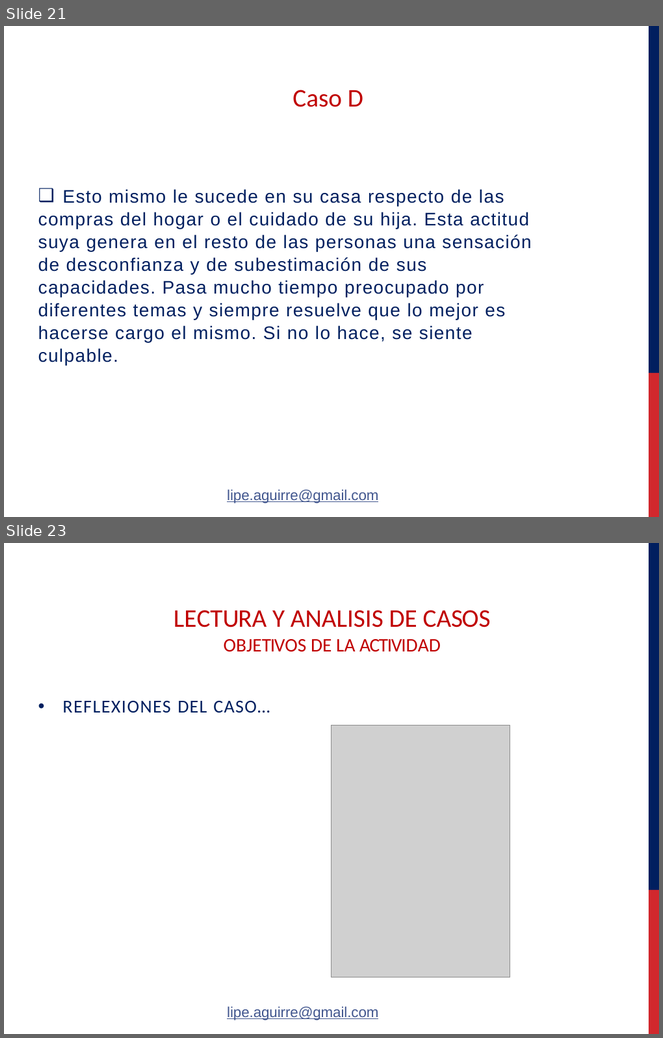
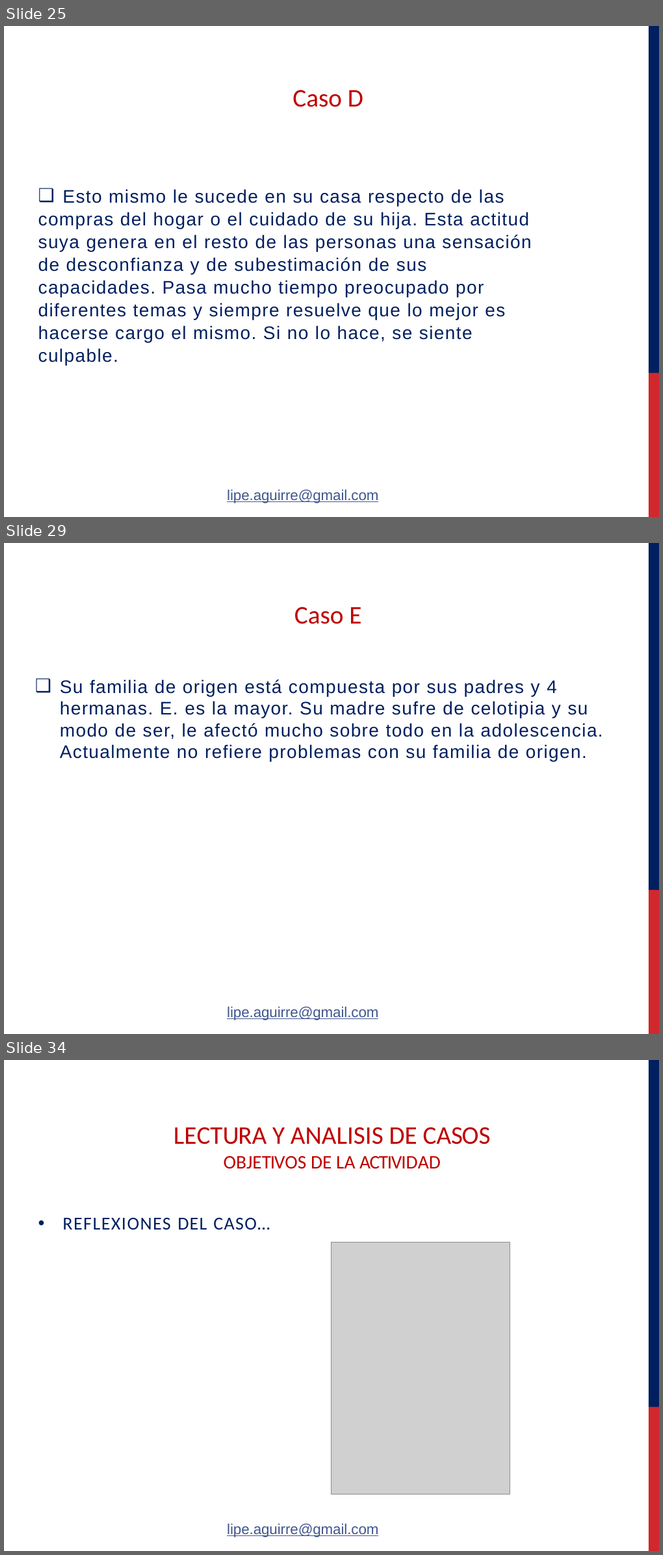
Before and after one commit to felipeaguirre66/FavaloroPerso, a slide deck: Clase 1/Powers/Aguirre - Psicologia de la Personalidad clase Practico 1° 16PF - Lectura de casos - Lic Sanchez Sanda.pptx. Shown one above the other, each under a label of ours: slides 21 and 23 before the commit, slides 25, 29 and 34 after it; the slides between them are not shown. The pictures are 663x1038 and 663x1555 pixels, drawn with LibreOffice and Linux fonts; fonts in the diff are those of the drawing; grey boxes stand for pictures; background and template pictures are left out. Boxes give left, top, right and bottom in pixels: in the first picture for what was removed or moved away, otherwise in the second. Text is boxed around its words. In the diff, an @@ line names an element or a change of style, - is before the commit and + after.

```diff
--- a/Clase 1/Powers/Aguirre - Psicologia de la Personalidad clase Practico 1° 16PF - Lectura de casos - Lic Sanchez Sanda.pptx
+++ b/Clase 1/Powers/Aguirre - Psicologia de la Personalidad clase Practico 1° 16PF - Lectura de casos - Lic Sanchez Sanda.pptx
@@ slide 29 added at box(4, 543, 659, 1034), background #FFFFFF; not listed: 2 template elements that a slide beside it also shows @@
@@ title added at box(295, 607, 362, 624), 28 pt, text #C00000 @@
+Caso E
@@ text added at box(60, 679, 603, 761), 20 pt, text #001F5F @@
+❑ Su familia de origen está compuesta por sus padres y 4 hermanas. E. es la mayor. Su madre sufre de celotipia y su modo de ser, le afectó mucho sobre todo en la adolescencia. Actualmente no refiere problemas con su familia de origen.
@@ text added at box(227, 1006, 378, 1021), 16 pt, text #41568E, underline @@
+lipe.aguirre@gmail.com
@@ what was slide 21 is now slide 25 @@
@@ what was slide 23 is now slide 34 @@
```
Also in this commit, not shown: 10 other slides added, 1 slide removed, 1 other file.
